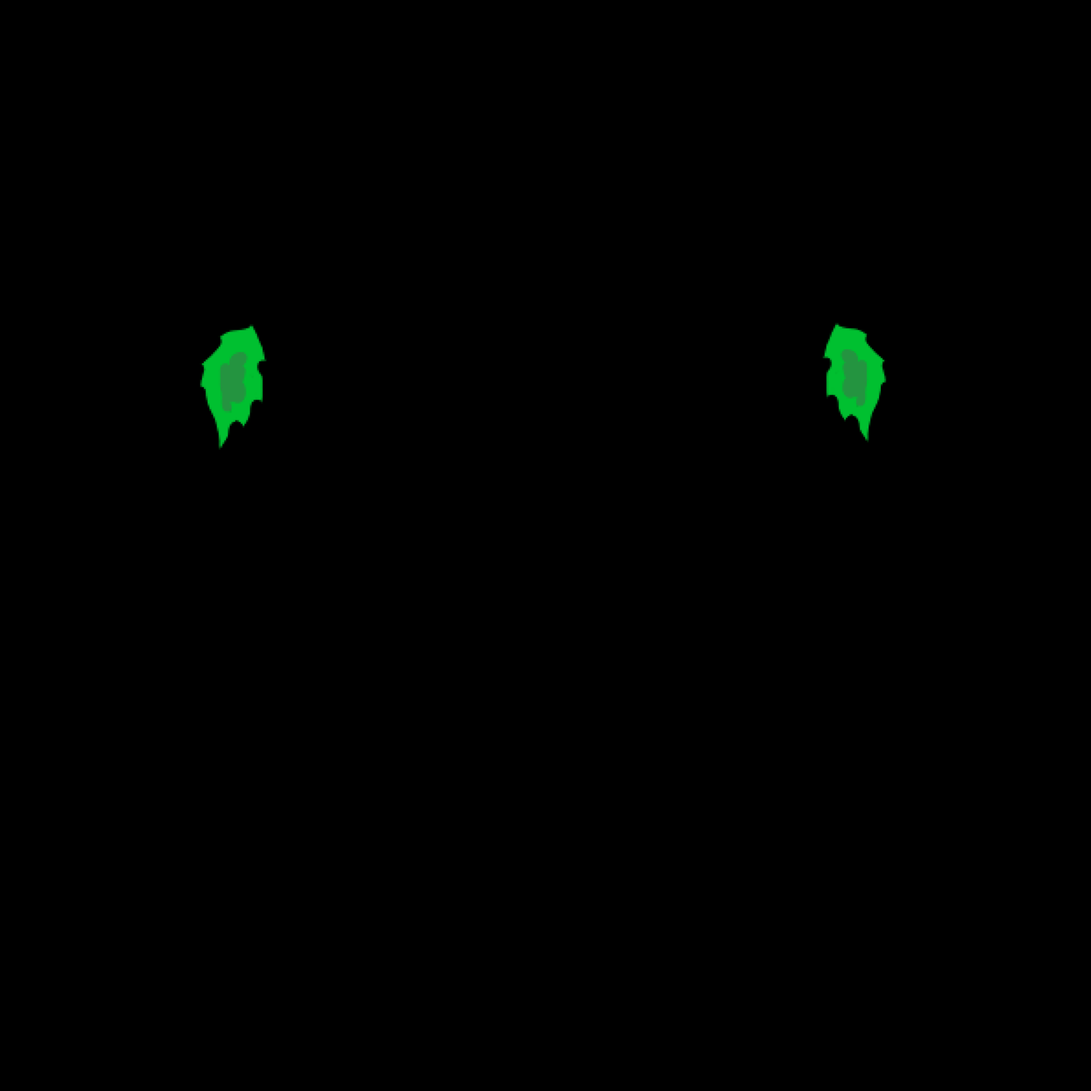
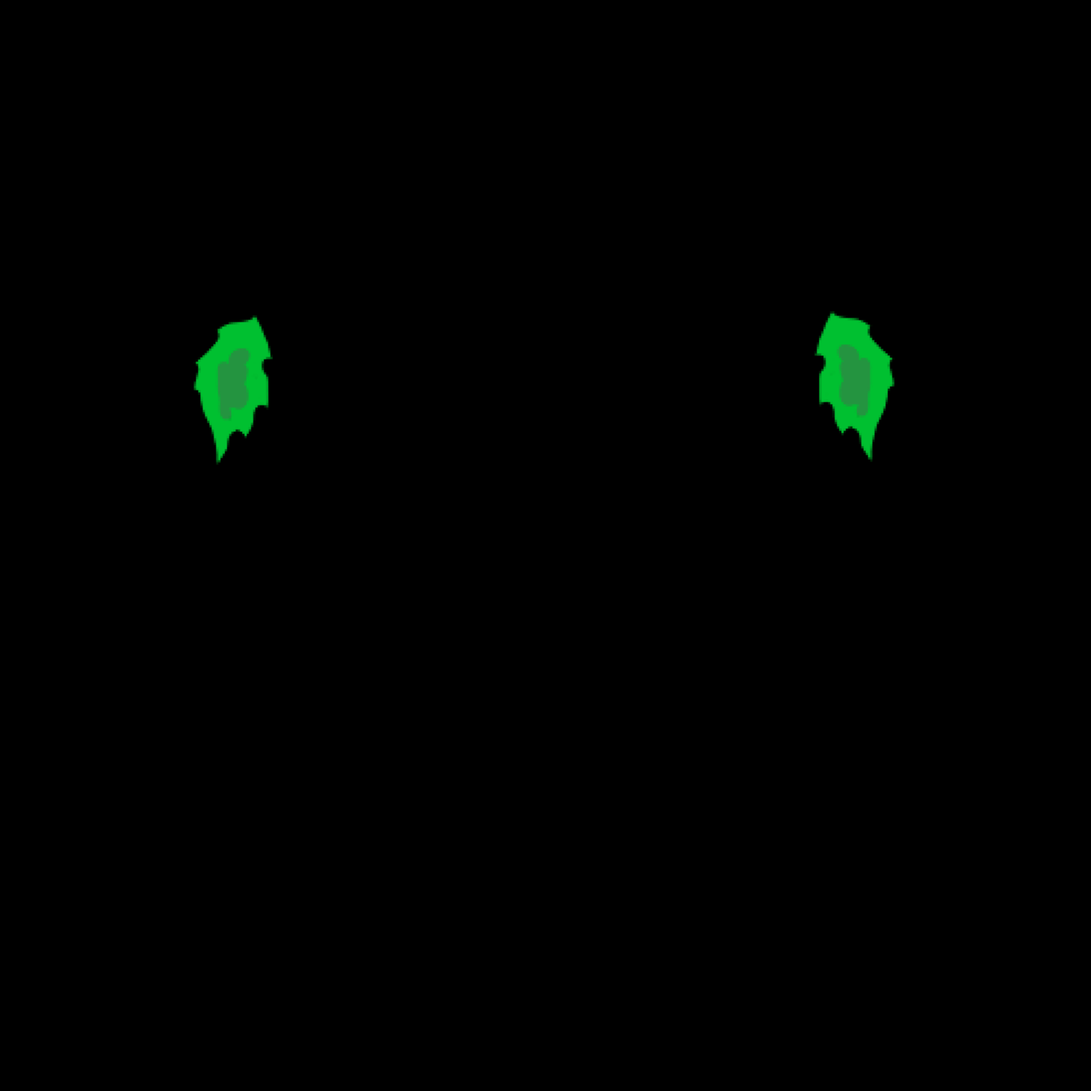
Layer changes from the first 1091 × 1091 image to the second:
painted on "Layer3" over [left=193, top=314, right=274, bottom=466]
painted on "Layer2" over [left=814, top=311, right=896, bottom=463]
